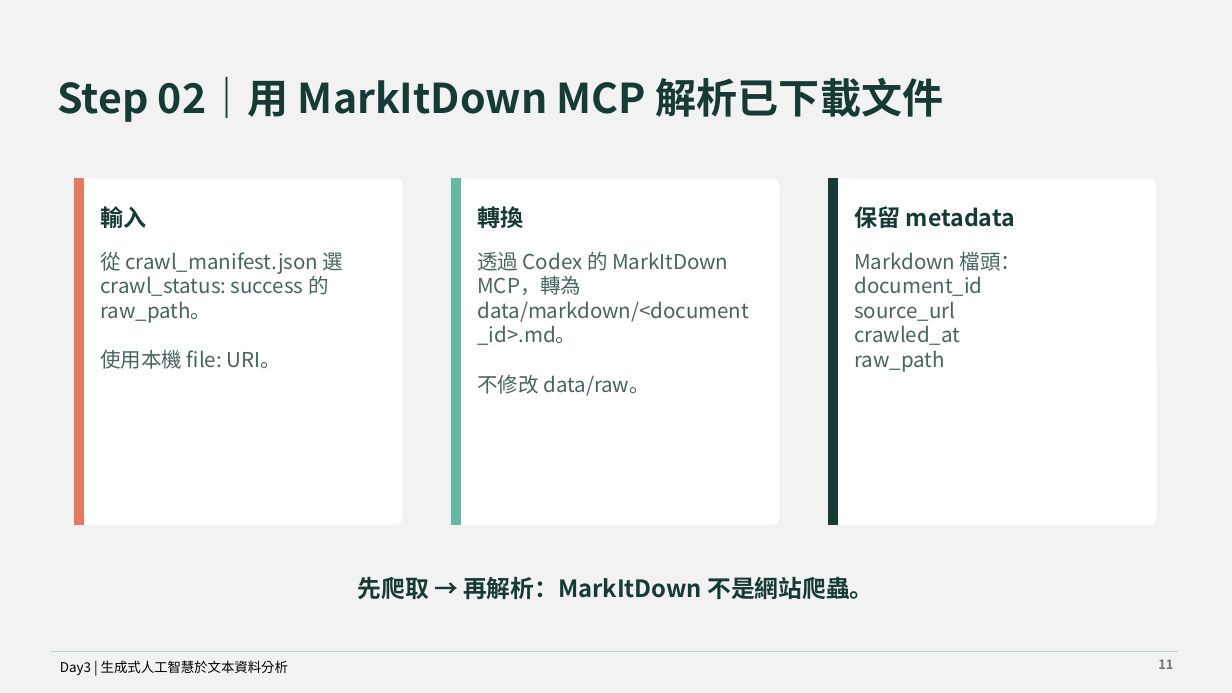
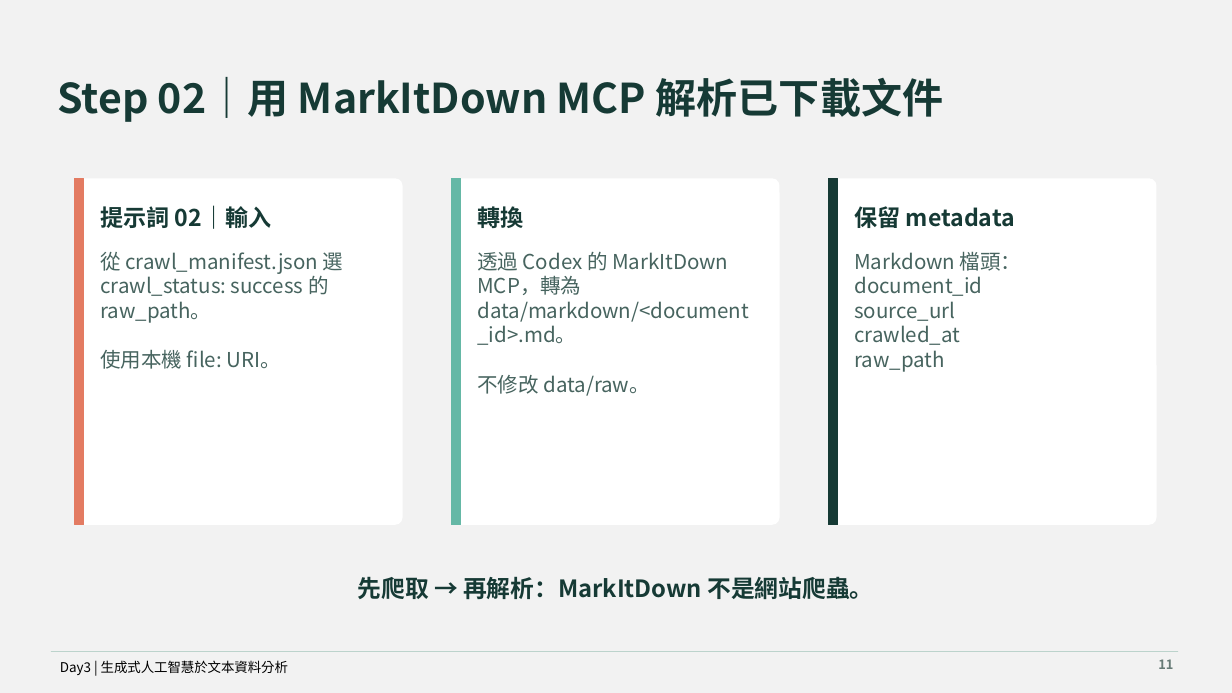
Before and after one commit to MEDA-TW/20260803-Workshop, a slide deck: slide 8 of course/day-03/slides/day-03-generative-ai-text-analysis.pptx. Drawn at 1232x693 pixels with LibreOffice and Linux fonts; fonts in the diff are those of the drawing. Boxes give left, top, right and bottom in pixels: in the first picture for what was removed or moved away, otherwise in the second. Text is boxed around its words. In the diff, an @@ line names an element or a change of style, - is before the commit and + after.

```diff
--- a/course/day-03/slides/day-03-generative-ai-text-analysis.pptx
+++ b/course/day-03/slides/day-03-generative-ai-text-analysis.pptx
@@ text at (100, 205, 272, 229): text changed @@
-輸入
+提示詞 02｜輸入
```
Also in this commit, not shown: 10 other slides changed, 20 other files.
